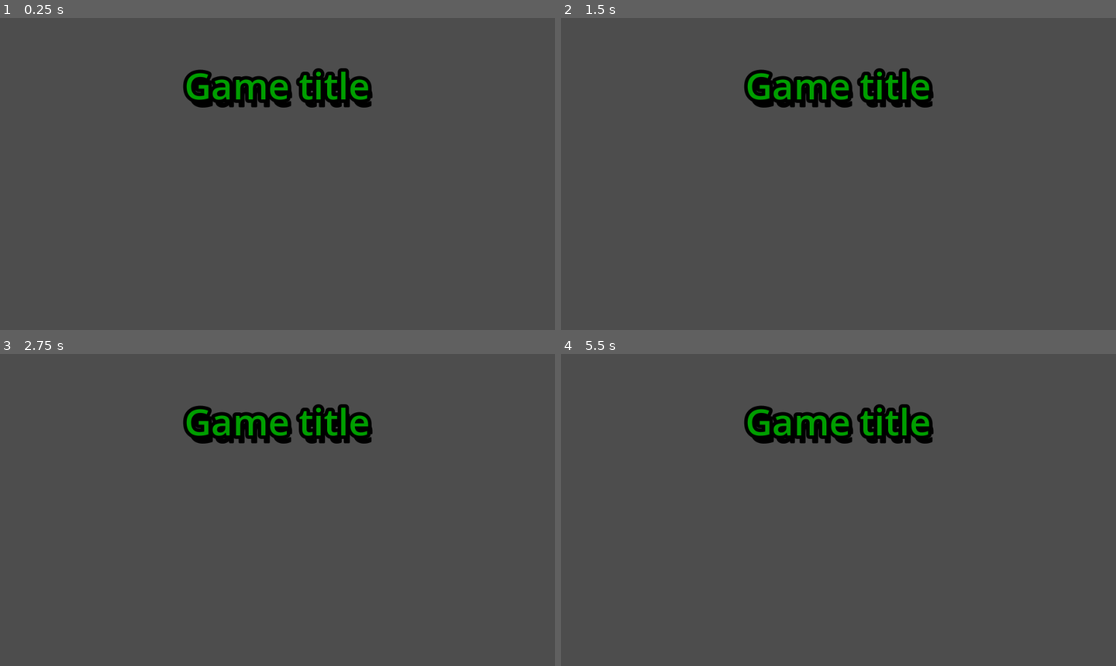
Above: before the commit, frames 1-4 (two rows, left to right).
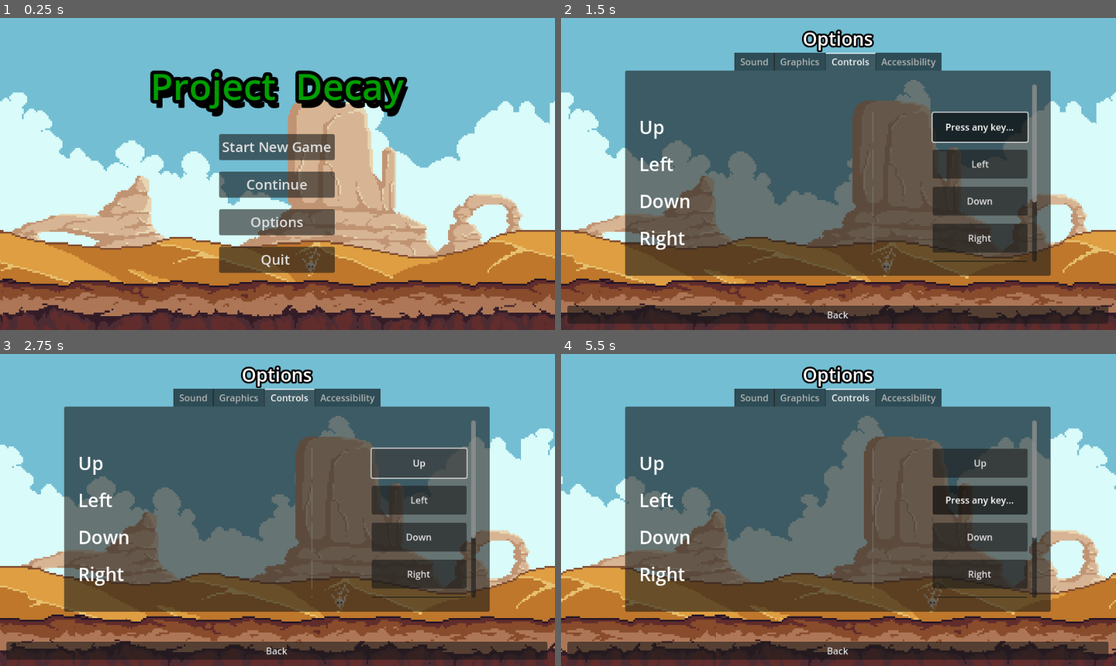
Above: after the commit, the same moments.

Repository: AbridgedDBZ/Project-Decay
Game: Godot game, scene res://Scenes/Menus/main_menu.tscn
The game is run twice, just before and just after one commit, with the same random seed, the same clock (stepped at 60 frames per second) and the same inputs. Before the commit the project has no main scene; this scene is started directly in both runs.
Inputs (mouse positions are in pixels of both pictures, inside the frame that each line leads up to):
- Up to frame 1 (0.25 s): no input
- Up to frame 2 (1.5 s): click (838, 220) at 0.5 s, where only the run after the commit has a clickable "Options"; click (982, 127) at 1.25 s, where only the run after the commit has a clickable "Up"
- Up to frame 3 (2.75 s): click (421, 463) at 2 s, where only the run after the commit has a clickable "Press any key..."
- Up to frame 4 (5.5 s): click (982, 500) at 2.75 s, where only the run after the commit has a clickable "Left"; click (982, 538) at 3.5 s, where only the run after the commit has a clickable "Down"; click (982, 575) at 4.25 s, where only the run after the commit has a clickable "Right"; click (982, 609) at 5 s, where only the run after the commit has a clickable "Escape"

The runs differ from the first frame. In frame 1, 95% of the frame differs, in the area x 0-100%, y 0-100%; in frame 2, 74%; in frame 3, 72%; in frame 4, 75%.

Commit message:
continued to make the options menu on the main menu, made a remapping system for controls, updated the main menu to something nicer with a background. updated Maatets movement code to change input_pressed to detect just (left,right,up,down) instead of ui_ in front of all the actions to allow the code to remap the starting controls.

Diff:
--- a/Coding/Characters/Maatet.gd
+++ b/Coding/Characters/Maatet.gd
@@ -15,19 +15,19 @@
 func get_input():
 	var input_direction := Input.get_vector("left", "right", "up", "down")
 
-	if Input.is_action_pressed("ui_right"):
+	if Input.is_action_pressed("right"):
 		current_dir = "right"
 		play_anim(1)
 		velocity = input_direction * speed
-	elif Input.is_action_pressed("ui_left"):
+	elif Input.is_action_pressed("left"):
 		current_dir = "left"
 		play_anim(1)
 		velocity = input_direction * speed
-	elif Input.is_action_pressed("ui_down"):
+	elif Input.is_action_pressed("down"):
 		current_dir = "down"
 		play_anim(1)
 		velocity = input_direction * speed
-	elif Input.is_action_pressed("ui_up"):
+	elif Input.is_action_pressed("up"):
 		current_dir = "up"
 		play_anim(1)
 		velocity = input_direction * speed
--- /dev/null
+++ b/Coding/Menus/Main_menu_background.gd
@@ -0,0 +1,17 @@
+extends ParallaxBackground
+
+@onready var sky = $Sky
+@onready var clouds = $Clouds
+@onready var mountains = $Mountains
+@onready var dunes = $Dunes
+@onready var ground = $Ground
+@export var CLOUD_SPEED = -20
+@export var MOUNTAIN_SPEED = 20
+@export var DUNE_SPEED = 15
+@export var GROUND_SPEED = 5
+
+func _process(delta) -> void:
+	clouds.motion_offset.x += CLOUD_SPEED * delta
+	mountains.motion_offset.x += MOUNTAIN_SPEED * delta
+	dunes.motion_offset.x += DUNE_SPEED* delta
+	ground.motion_offset.x += GROUND_SPEED * delta
--- /dev/null
+++ b/Coding/Menus/hotkey_rebind_button.gd
@@ -0,0 +1,67 @@
+class_name HotkeyRebindButton
+extends Control
+
+@onready var label = $HBoxContainer/Label as Label
+@onready var button = $HBoxContainer/Button as Button
+@export var action_name : String = "left"
+
+func _ready():
+	set_process_unhandled_key_input(false)
+	set_action_name()
+	set_text_for_key()
+
+
+func set_action_name() -> void:
+	label.text = "Unassigned"
+
+	match action_name:
+		"left":
+			label.text = "Left"
+		"right":
+			label.text = "Right"
+		"up":
+			label.text = "Up"
+		"down":
+			label.text = "Down"
+		"esc":
+			label.text = "Pause"
+		"interact":
+			label.text = "Interact"
+
+func set_text_for_key() -> void:
+	var action_events = InputMap.action_get_events(action_name)
+	var action_event = action_events[0]
+	var action_keycode = OS.get_keycode_string(action_event.physical_keycode)
+
+	button.text = "%s" % action_keycode
+
+func _on_button_toggled(button_pressed):
+	if button_pressed:
+		button.text = "Press any key..."
+		set_process_unhandled_key_input(button_pressed)
+
+		for i in get_tree().get_nodes_in_group("hoykey_button"):
+			if i.action_name != self.action_name:
+				i.button.toggle_mode = false
+				i.set_process_unhandled_key_input(false)
+	else:
+
+		for i in get_tree().get_nodes_in_group("hoykey_button"):
+			if i.action_name != self.action_name:
+				i.button.toggle_mode = true
+				i.set_process_unhandled_key_input(false)
+		set_text_for_key()
+
+
+func _unhandled_key_input(event):
+	rebind_action_key(event)
+	button.button_pressed = false
+
+
+func rebind_action_key(event) -> void:
+	InputMap.action_erase_events(action_name)
+	InputMap.action_add_event(action_name, event)
+
+	set_process_unhandled_key_input(false)
+	set_text_for_key()
+	set_action_name()
--- /dev/null
+++ b/Coding/Menus/main_menu.gd
@@ -0,0 +1,30 @@
+class_name MainMenu
+extends Control
+
+@onready var start_new_game_button = $MarginContainer/Buttons/VBoxContainer/Start_New_Game_Button as Button
+@onready var continue_button = $MarginContainer/Buttons/VBoxContainer/Continue_Button as Button
+@onready var options_button = $MarginContainer/Buttons/VBoxContainer/Options_Button as Button
+@onready var quit_button = $MarginContainer/Buttons/VBoxContainer/Quit_Button as Button
+@onready var start_level = preload("res://Scenes/Areas/test_scene.tscn") as PackedScene
+@onready var options_menu = $"Options Menu" as OptionsMenu
+@onready var margin_container = $MarginContainer as MarginContainer
+
+
+func _on_start_new_game_button_pressed():
+	get_tree().change_scene_to_packed(start_level)
+
+func _on_continue_button_pressed():
+	pass # Replace with function body.
+
+
+func _on_options_button_pressed():
+	margin_container.visible = false
+	options_button.set_process(true)
+	options_menu.visible = true
+
+func _on_exit_options_menu_button_pressed():
+	margin_container.visible = true
+	options_menu.visible = false
+
+func _on_quit_button_pressed():
+	get_tree().quit()
--- /dev/null
+++ b/Coding/Menus/options_menu.gd
@@ -0,0 +1,11 @@
+class_name OptionsMenu
+extends Control
+
+@onready var exit_options_menu_button = $MarginContainer/VBoxContainer/Exit_Options_Menu_Button as Button
+
+
+func _ready():
+	set_process(false)
+
+func _on_exit_options_menu_button_pressed():
+	set_process(false)
--- a/Coding/Menus/pause_menu_1.gd
+++ b/Coding/Menus/pause_menu_1.gd
@@ -35,7 +35,7 @@
 
 func _on_main_menu_pressed():
 	var to_main_menu := func():
-		get_tree().change_scene_to_file("")
+		get_tree().change_scene_to_file("res://Scenes/Menus/main_menu.tscn")
 	to_main_menu.call_deferred()
 
 
--- a/Scenes/Characters/maatet.tscn
+++ b/Scenes/Characters/maatet.tscn
@@ -160,6 +160,6 @@
 position = Vector2(0, -2)
 shape = SubResource("CircleShape2D_a8juh")
 
-[node name="Camera2D" type="Camera2D" parent="."]
+[node name="Camera2D" type="Camera2D" parent="Maatet"]
 position = Vector2(0, -18)
 zoom = Vector2(2.5, 2.5)
--- /dev/null
+++ b/Scenes/Menus/hotkey_rebind_button.tscn
@@ -0,0 +1,43 @@
+[gd_scene load_steps=2 format=3 uid="uid://bqsrekhdbsnt8"]
+
+[ext_resource type="Script" path="res://Coding/Menus/hotkey_rebind_button.gd" id="1_lfjet"]
+
+[node name="Hotkey_Rebind_button" type="Control" groups=["hoykey_button"]]
+layout_mode = 3
+anchors_preset = 15
+anchor_right = 1.0
+anchor_bottom = 1.0
+grow_horizontal = 2
+grow_vertical = 2
+script = ExtResource("1_lfjet")
+
+[node name="HBoxContainer" type="HBoxContainer" parent="."]
+layout_mode = 1
+anchors_preset = 4
+anchor_top = 0.5
+anchor_bottom = 0.5
+offset_top = -20.0
+offset_right = 40.0
+offset_bottom = 20.0
+grow_vertical = 2
+alignment = 1
+
+[node name="Label" type="Label" parent="HBoxContainer"]
+custom_minimum_size = Vector2(300, 30)
+layout_mode = 2
+theme_override_font_sizes/font_size = 32
+text = "Action"
+vertical_alignment = 1
+
+[node name="VSeparator" type="VSeparator" parent="HBoxContainer"]
+layout_mode = 2
+size_flags_horizontal = 3
+theme_override_constants/separation = 200
+
+[node name="Button" type="Button" parent="HBoxContainer"]
+custom_minimum_size = Vector2(164, 50)
+layout_mode = 2
+toggle_mode = true
+text = "Action_Key"
+
+[connection signal="toggled" from="HBoxContainer/Button" to="." method="_on_button_toggled"]
--- a/Scenes/Menus/main_menu.tscn
+++ b/Scenes/Menus/main_menu.tscn
@@ -1,8 +1,24 @@
-[gd_scene load_steps=2 format=3 uid="uid://eixi3ccbd6we"]
+[gd_scene load_steps=13 format=3 uid="uid://eixi3ccbd6we"]
+
+[ext_resource type="Script" path="res://Coding/Menus/Main_menu_background.gd" id="1_6cli3"]
+[ext_resource type="Texture2D" uid="uid://dmomdf0ejq4ek" path="res://Assets - Art/Desert/1.Sky.png" id="1_f704u"]
+[ext_resource type="Script" path="res://Coding/Menus/main_menu.gd" id="1_hp7ka"]
+[ext_resource type="Texture2D" uid="uid://b8ehnhdohxsi6" path="res://Assets - Art/Desert/2.Clouds.png" id="2_08l78"]
+[ext_resource type="Script" path="res://Coding/Menus/options_menu.gd" id="2_17v58"]
+[ext_resource type="Texture2D" uid="uid://crw0insr583eg" path="res://Assets - Art/Desert/3.Mountains.png" id="3_eqqg8"]
+[ext_resource type="PackedScene" uid="uid://cr0sk7mbhwmca" path="res://Scenes/Menus/settings_tab_container.tscn" id="3_rrbvh"]
+[ext_resource type="Texture2D" uid="uid://beje3iieppbou" path="res://Assets - Art/Desert/4.Dunes.png" id="4_ei3rh"]
+[ext_resource type="Texture2D" uid="uid://co3ykujmjicux" path="res://Assets - Art/Desert/5.Ground.png" id="5_ljup5"]
 
 [sub_resource type="SystemFont" id="SystemFont_gqamx"]
 font_names = PackedStringArray("Impact")
 
+[sub_resource type="SystemFont" id="SystemFont_66mdy"]
+font_names = PackedStringArray("Impact")
+
+[sub_resource type="SystemFont" id="SystemFont_y61qs"]
+font_names = PackedStringArray("Impact")
+
 [node name="Main Menu" type="Control"]
 layout_mode = 3
 anchors_preset = 15
@@ -10,14 +26,7 @@
 anchor_bottom = 1.0
 grow_horizontal = 2
 grow_vertical = 2
-
-[node name="TextureRect" type="TextureRect" parent="."]
-layout_mode = 1
-anchors_preset = 15
-anchor_right = 1.0
-anchor_bottom = 1.0
-grow_horizontal = 2
-grow_vertical = 2
+script = ExtResource("1_hp7ka")
 
 [node name="MarginContainer" type="MarginContainer" parent="."]
 layout_mode = 1
@@ -31,14 +40,14 @@
 theme_override_constants/margin_right = 12
 theme_override_constants/margin_bottom = 12
 
-[node name="VBoxContainer" type="VBoxContainer" parent="MarginContainer"]
+[node name="Title" type="VBoxContainer" parent="MarginContainer"]
 layout_mode = 2
 theme_override_constants/separation = 60
 
-[node name="Control" type="Control" parent="MarginContainer/VBoxContainer"]
-layout_mode = 2
-
-[node name="Label" type="Label" parent="MarginContainer/VBoxContainer"]
+[node name="Spacer" type="Control" parent="MarginContainer/Title"]
+layout_mode = 2
+
+[node name="Label" type="Label" parent="MarginContainer/Title"]
 layout_mode = 2
 theme_override_colors/font_color = Color(0, 0.623529, 0, 1)
 theme_override_colors/font_shadow_color = Color(0, 0, 0, 1)
@@ -49,6 +58,160 @@
 theme_override_constants/shadow_outline_size = 6
 theme_override_fonts/font = SubResource("SystemFont_gqamx")
 theme_override_font_sizes/font_size = 64
-text = "Game title"
+text = "Project  Decay"
 horizontal_alignment = 1
 vertical_alignment = 1
+
+[node name="Buttons" type="HBoxContainer" parent="MarginContainer"]
+layout_mode = 2
+alignment = 1
+
+[node name="VBoxContainer" type="VBoxContainer" parent="MarginContainer/Buttons"]
+layout_mode = 2
+theme_override_constants/separation = 20
+alignment = 1
+
+[node name="Spacer2" type="Control" parent="MarginContainer/Buttons/VBoxContainer"]
+layout_mode = 2
+
+[node name="Spacer3" type="Control" parent="MarginContainer/Buttons/VBoxContainer"]
+layout_mode = 2
+
+[node name="Spacer4" type="Control" parent="MarginContainer/Buttons/VBoxContainer"]
+layout_mode = 2
+
+[node name="Spacer5" type="Control" parent="MarginContainer/Buttons/VBoxContainer"]
+layout_mode = 2
+
+[node name="Spacer6" type="Control" parent="MarginContainer/Buttons/VBoxContainer"]
+layout_mode = 2
+
+[node name="Start_New_Game_Button" type="Button" parent="MarginContainer/Buttons/VBoxContainer"]
+custom_minimum_size = Vector2(200, 45)
+layout_mode = 2
+theme_override_fonts/font = SubResource("SystemFont_66mdy")
+theme_override_font_sizes/font_size = 24
+text = "Start New Game"
+
+[node name="Continue_Button" type="Button" parent="MarginContainer/Buttons/VBoxContainer"]
+custom_minimum_size = Vector2(200, 45)
+layout_mode = 2
+theme_override_fonts/font = SubResource("SystemFont_66mdy")
+theme_override_font_sizes/font_size = 24
+text = "Continue"
+
+[node name="Options_Button" type="Button" parent="MarginContainer/Buttons/VBoxContainer"]
+custom_minimum_size = Vector2(200, 45)
+layout_mode = 2
+theme_override_fonts/font = SubResource("SystemFont_66mdy")
+theme_override_font_sizes/font_size = 24
+text = "Options"
+
+[node name="Quit_Button" type="Button" parent="MarginContainer/Buttons/VBoxContainer"]
+custom_minimum_size = Vector2(200, 45)
+layout_mode = 2
+theme_override_fonts/font = SubResource("SystemFont_66mdy")
+theme_override_font_sizes/font_size = 24
+text = "Quit "
+
+[node name="Options Menu" type="Control" parent="."]
+visible = false
+layout_mode = 1
+anchors_preset = 15
+anchor_right = 1.0
+anchor_bottom = 1.0
+grow_horizontal = 2
+grow_vertical = 2
+script = ExtResource("2_17v58")
+
+[node name="MarginContainer" type="MarginContainer" parent="Options Menu"]
+layout_mode = 1
+anchors_preset = 15
+anchor_right = 1.0
+anchor_bottom = 1.0
+grow_horizontal = 2
+grow_vertical = 2
+theme_override_constants/margin_left = 12
+theme_override_constants/margin_top = 12
+theme_override_constants/margin_right = 12
+theme_override_constants/margin_bottom = 12
+
+[node name="VBoxContainer" type="VBoxContainer" parent="Options Menu/MarginContainer"]
+layout_mode = 2
+theme_override_constants/separation = -48
+
+[node name="Label" type="Label" parent="Options Menu/MarginContainer/VBoxContainer"]
+layout_mode = 2
+theme_override_colors/font_outline_color = Color(0, 0, 0, 1)
+theme_override_constants/outline_size = 12
+theme_override_fonts/font = SubResource("SystemFont_y61qs")
+theme_override_font_sizes/font_size = 32
+text = "Options"
+horizontal_alignment = 1
+vertical_alignment = 1
+
+[node name="Settings Tab Container" parent="Options Menu/MarginContainer/VBoxContainer" instance=ExtResource("3_rrbvh")]
+layout_mode = 2
+size_flags_vertical = 3
+
+[node name="Exit_Options_Menu_Button" type="Button" parent="Options Menu/MarginContainer/VBoxContainer"]
+layout_mode = 2
+size_flags_vertical = 8
+text = "Back
+"
+
+[node name="Main_menu_background" type="ParallaxBackground" parent="."]
+script = ExtResource("1_6cli3")
+MOUNTAIN_SPEED = 5
+DUNE_SPEED = 20
+GROUND_SPEED = 50
+
+[node name="Sky" type="ParallaxLayer" parent="Main_menu_background"]
+motion_mirroring = Vector2(960, 0)
+
+[node name="Sprite2D" type="Sprite2D" parent="Main_menu_background/Sky"]
+position = Vector2(485.5, 272.5)
+scale = Vector2(3.07187, 3.10556)
+texture = ExtResource("1_f704u")
+
+[node name="Clouds" type="ParallaxLayer" parent="Main_menu_background"]
+motion_mirroring = Vector2(960, 0)
+
+[node name="Sprite2D" type="Sprite2D" parent="Main_menu_background/Clouds"]
+position = Vector2(489, 199)
+scale = Vector2(3.07187, 3.10556)
+texture = ExtResource("2_08l78")
+
+[node name="Mountains" type="ParallaxLayer" parent="Main_menu_background"]
+motion_mirroring = Vector2(960, 0)
+
+[node name="Sprite2D" type="Sprite2D" parent="Main_menu_background/Mountains"]
+position = Vector2(485.5, 272.5)
+scale = Vector2(3.07187, 3.10556)
+texture = ExtResource("3_eqqg8")
+
+[node name="Dunes" type="ParallaxLayer" parent="Main_menu_background"]
+motion_mirroring = Vector2(960, 0)
+
+[node name="Sprite2D" type="Sprite2D" parent="Main_menu_background/Dunes"]
+position = Vector2(485.5, 272.5)
+scale = Vector2(3.07187, 3.10556)
+texture = ExtResource("4_ei3rh")
+
+[node name="Ground" type="ParallaxLayer" parent="Main_menu_background"]
+motion_mirroring = Vector2(960, 0)
+
+[node name="Sprite2D" type="Sprite2D" parent="Main_menu_background/Ground"]
+position = Vector2(485.5, 272.5)
+scale = Vector2(3.07187, 3.10556)
+texture = ExtResource("5_ljup5")
+
+[node name="Camera2D" type="Camera2D" parent="."]
+position = Vector2(481, 269)
+
+[connection signal="pressed" from="MarginContainer/Buttons/VBoxContainer/Start_New_Game_Button" to="." method="_on_start_new_game_button_pressed"]
+[connection signal="pressed" from="MarginContainer/Buttons/VBoxContainer/Continue_Button" to="." method="_on_continue_button_pressed"]
+[connection signal="pressed" from="MarginContainer/Buttons/VBoxContainer/Options_Button" to="." method="_on_options_button_pressed"]
+[connection signal="pressed" from="MarginContainer/Buttons/VBoxContainer/Quit_Button" to="." method="_on_quit_button_pressed"]
+[connection signal="pressed" from="Options Menu/MarginContainer/VBoxContainer/Exit_Options_Menu_Button" to="." method="_on_exit_options_menu_button_pressed"]
+[connection signal="pressed" from="Options Menu/MarginContainer/VBoxContainer/Exit_Options_Menu_Button" to="Options Menu" method="_on_exit_options_menu_button_pressed"]
--- a/Scenes/Menus/options_menu.tscn
+++ b/Scenes/Menus/options_menu.tscn
@@ -1,6 +1,7 @@
-[gd_scene load_steps=3 format=3 uid="uid://qf6su6xgjcya"]
+[gd_scene load_steps=4 format=3 uid="uid://qf6su6xgjcya"]
 
 [ext_resource type="PackedScene" uid="uid://cr0sk7mbhwmca" path="res://Scenes/Menus/settings_tab_container.tscn" id="1_dx63j"]
+[ext_resource type="Script" path="res://Coding/Menus/options_menu.gd" id="1_v4vhq"]
 
 [sub_resource type="SystemFont" id="SystemFont_y61qs"]
 font_names = PackedStringArray("Impact")
@@ -12,6 +13,7 @@
 anchor_bottom = 1.0
 grow_horizontal = 2
 grow_vertical = 2
+script = ExtResource("1_v4vhq")
 
 [node name="MarginContainer" type="MarginContainer" parent="."]
 layout_mode = 1
@@ -43,8 +45,10 @@
 layout_mode = 2
 size_flags_vertical = 3
 
-[node name="Button" type="Button" parent="MarginContainer/VBoxContainer"]
+[node name="Exit_Options_Menu_Button" type="Button" parent="MarginContainer/VBoxContainer"]
 layout_mode = 2
 size_flags_vertical = 8
 text = "Back
 "
+
+[connection signal="pressed" from="MarginContainer/VBoxContainer/Exit_Options_Menu_Button" to="." method="_on_exit_options_menu_button_pressed"]
--- a/Scenes/Menus/settings_tab_container.tscn
+++ b/Scenes/Menus/settings_tab_container.tscn
@@ -1,4 +1,8 @@
-[gd_scene format=3 uid="uid://cr0sk7mbhwmca"]
+[gd_scene load_steps=3 format=3 uid="uid://cr0sk7mbhwmca"]
+
+[ext_resource type="PackedScene" uid="uid://bqsrekhdbsnt8" path="res://Scenes/Menus/hotkey_rebind_button.tscn" id="1_53dfv"]
+
+[sub_resource type="StyleBoxEmpty" id="StyleBoxEmpty_lv4ho"]
 
 [node name="Settings Tab Container" type="Control"]
 layout_mode = 3
@@ -20,8 +24,10 @@
 grow_horizontal = 2
 grow_vertical = 2
 tab_alignment = 1
+current_tab = 2
 
 [node name="Sound" type="TabBar" parent="TabContainer"]
+visible = false
 layout_mode = 2
 
 [node name="MarginContainer2" type="MarginContainer" parent="TabContainer/Sound"]
@@ -89,7 +95,6 @@
 text = "Brightness"
 
 [node name="Controls" type="TabBar" parent="TabContainer"]
-visible = false
 layout_mode = 2
 
 [node name="MarginContainer2" type="MarginContainer" parent="TabContainer/Controls"]
@@ -104,24 +109,45 @@
 theme_override_constants/margin_right = 24
 theme_override_constants/margin_bottom = 24
 
-[node name="VBoxContainer" type="VBoxContainer" parent="TabContainer/Controls/MarginContainer2"]
+[node name="ScrollContainer" type="ScrollContainer" parent="TabContainer/Controls/MarginContainer2"]
 layout_mode = 2
-theme_override_constants/separation = 65
-alignment = 1
 
-[node name="Label" type="Label" parent="TabContainer/Controls/MarginContainer2/VBoxContainer"]
+[node name="VBoxContainer" type="VBoxContainer" parent="TabContainer/Controls/MarginContainer2/ScrollContainer"]
 layout_mode = 2
-text = "Keybindings
-"
+theme_override_constants/separation = 64
 
-[node name="Label6" type="Label" parent="TabContainer/Controls/MarginContainer2/VBoxContainer"]
+[node name="HSeparator" type="HSeparator" parent="TabContainer/Controls/MarginContainer2/ScrollContainer/VBoxContainer"]
 layout_mode = 2
-text = "controller Remapping
-"
+theme_override_constants/separation = 10
+theme_override_styles/separator = SubResource("StyleBoxEmpty_lv4ho")
 
-[node name="Label2" type="Label" parent="TabContainer/Controls/MarginContainer2/VBoxContainer"]
+[node name="up_hotkey" parent="TabContainer/Controls/MarginContainer2/ScrollContainer/VBoxContainer" instance=ExtResource("1_53dfv")]
 layout_mode = 2
-text = "Vibration"
+action_name = "up"
+
+[node name="left_hoykey" parent="TabContainer/Controls/MarginContainer2/ScrollContainer/VBoxContainer" instance=ExtResource("1_53dfv")]
+layout_mode = 2
+
+[node name="down_hotkey" parent="TabContainer/Controls/MarginContainer2/ScrollContainer/VBoxContainer" instance=ExtResource("1_53dfv")]
+layout_mode = 2
+action_name = "down"
+
+[node name="right_hotkey" parent="TabContainer/Controls/MarginContainer2/ScrollContainer/VBoxContainer" instance=ExtResource("1_53dfv")]
+layout_mode = 2
+action_name = "right"
+
+[node name="pause_hotkey" parent="TabContainer/Controls/MarginContainer2/ScrollContainer/VBoxContainer" instance=ExtResource("1_53dfv")]
+layout_mode = 2
+action_name = "esc"
+
+[node name="interact_hotkey" parent="TabContainer/Controls/MarginContainer2/ScrollContainer/VBoxContainer" instance=ExtResource("1_53dfv")]
+layout_mode = 2
+action_name = "interact"
+
+[node name="HSeparator2" type="HSeparator" parent="TabContainer/Controls/MarginContainer2/ScrollContainer/VBoxContainer"]
+layout_mode = 2
+theme_override_constants/separation = 10
+theme_override_styles/separator = SubResource("StyleBoxEmpty_lv4ho")
 
 [node name="Accessibility" type="TabBar" parent="TabContainer"]
 visible = false
--- a/project.godot
+++ b/project.godot
@@ -11,6 +11,7 @@
 [application]
 
 config/name="Project: Decay"
+run/main_scene="res://Scenes/Menus/main_menu.tscn"
 config/features=PackedStringArray("4.2", "Mobile")
 
 [autoload]
@@ -27,29 +28,21 @@
 left={
 "deadzone": 0.5,
 "events": [Object(InputEventKey,"resource_local_to_scene":false,"resource_name":"","device":-1,"window_id":0,"alt_press …(182 unchanged characters)…
-, Object(InputEventKey,"resource_local_to_scene":false,"resource_name":"","device":-1,"window_id":0,"alt_pressed":false,"shift_pressed":false,"ctrl_pressed":false,"meta_pressed":false,"pressed":false,"keycode":0,"physical_keycode":65,"key_label":0,"unicode":97,"echo":false,"script":null)
-, Object(InputEventJoypadMotion,"resource_local_to_scene":false,"resource_name":"","device":-1,"axis":0,"axis_value":-1.0,"script":null)
 ]
 }
 right={
 "deadzone": 0.5,
 "events": [Object(InputEventKey,"resource_local_to_scene":false,"resource_name":"","device":-1,"window_id":0,"alt_press …(182 unchanged characters)…
-, Object(InputEventKey,"resource_local_to_scene":false,"resource_name":"","device":-1,"window_id":0,"alt_pressed":false,"shift_pressed":false,"ctrl_pressed":false,"meta_pressed":false,"pressed":false,"keycode":0,"physical_keycode":68,"key_label":0,"unicode":100,"echo":false,"script":null)
-, Object(InputEventJoypadMotion,"resource_local_to_scene":false,"resource_name":"","device":-1,"axis":0,"axis_value":1.0,"script":null)
 ]
 }
 up={
 "deadzone": 0.5,
 "events": [Object(InputEventKey,"resource_local_to_scene":false,"resource_name":"","device":-1,"window_id":0,"alt_press …(182 unchanged characters)…
-, Object(InputEventKey,"resource_local_to_scene":false,"resource_name":"","device":-1,"window_id":0,"alt_pressed":false,"shift_pressed":false,"ctrl_pressed":false,"meta_pressed":false,"pressed":false,"keycode":0,"physical_keycode":87,"key_label":0,"unicode":119,"echo":false,"script":null)
-, Object(InputEventJoypadMotion,"resource_local_to_scene":false,"resource_name":"","device":-1,"axis":1,"axis_value":-1.0,"script":null)
 ]
 }
 down={
 "deadzone": 0.5,
 "events": [Object(InputEventKey,"resource_local_to_scene":false,"resource_name":"","device":-1,"window_id":0,"alt_press …(182 unchanged characters)…
-, Object(InputEventKey,"resource_local_to_scene":false,"resource_name":"","device":-1,"window_id":0,"alt_pressed":false,"shift_pressed":false,"ctrl_pressed":false,"meta_pressed":false,"pressed":false,"keycode":0,"physical_keycode":83,"key_label":0,"unicode":115,"echo":false,"script":null)
-, Object(InputEventJoypadMotion,"resource_local_to_scene":false,"resource_name":"","device":-1,"axis":1,"axis_value":1.0,"script":null)
 ]
 }
 esc={
@@ -57,6 +50,11 @@
 "events": [Object(InputEventKey,"resource_local_to_scene":false,"resource_name":"","device":-1,"window_id":0,"alt_press …(182 unchanged characters)…
 ]
 }
+interact={
+"deadzone": 0.5,
+"events": [Object(InputEventKey,"resource_local_to_scene":false,"resource_name":"","device":-1,"window_id":0,"alt_pressed":false,"shift_pressed":false,"ctrl_pressed":false,"meta_pressed":false,"pressed":false,"keycode":0,"physical_keycode":32,"key_label":0,"unicode":32,"echo":false,"script":null)
+]
+}
 
 [rendering]
 
Binary file added: Assets - Art/Desert/1.Sky.png
Not shown, added: Assets - Art/Desert/1.Sky.png.import
Binary file added: Assets - Art/Desert/2.Clouds.png
Not shown, added: Assets - Art/Desert/2.Clouds.png.import
Binary file added: Assets - Art/Desert/3.Mountains.png
Not shown, added: Assets - Art/Desert/3.Mountains.png.import
Binary file added: Assets - Art/Desert/4.Dunes.png
Not shown, added: Assets - Art/Desert/4.Dunes.png.import
Binary file added: Assets - Art/Desert/5.Ground.png
Not shown, added: Assets - Art/Desert/5.Ground.png.import
Binary file added: Assets - Art/Desert/Desert_free.gif
